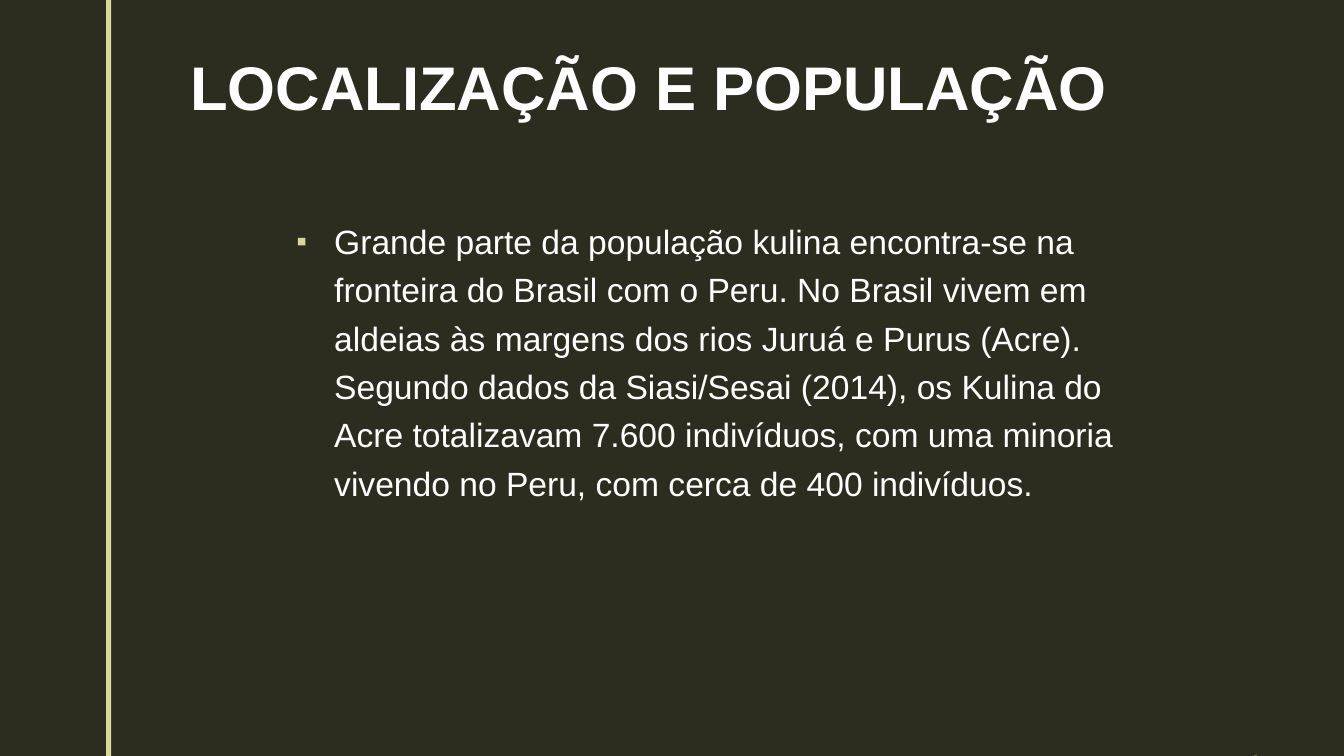
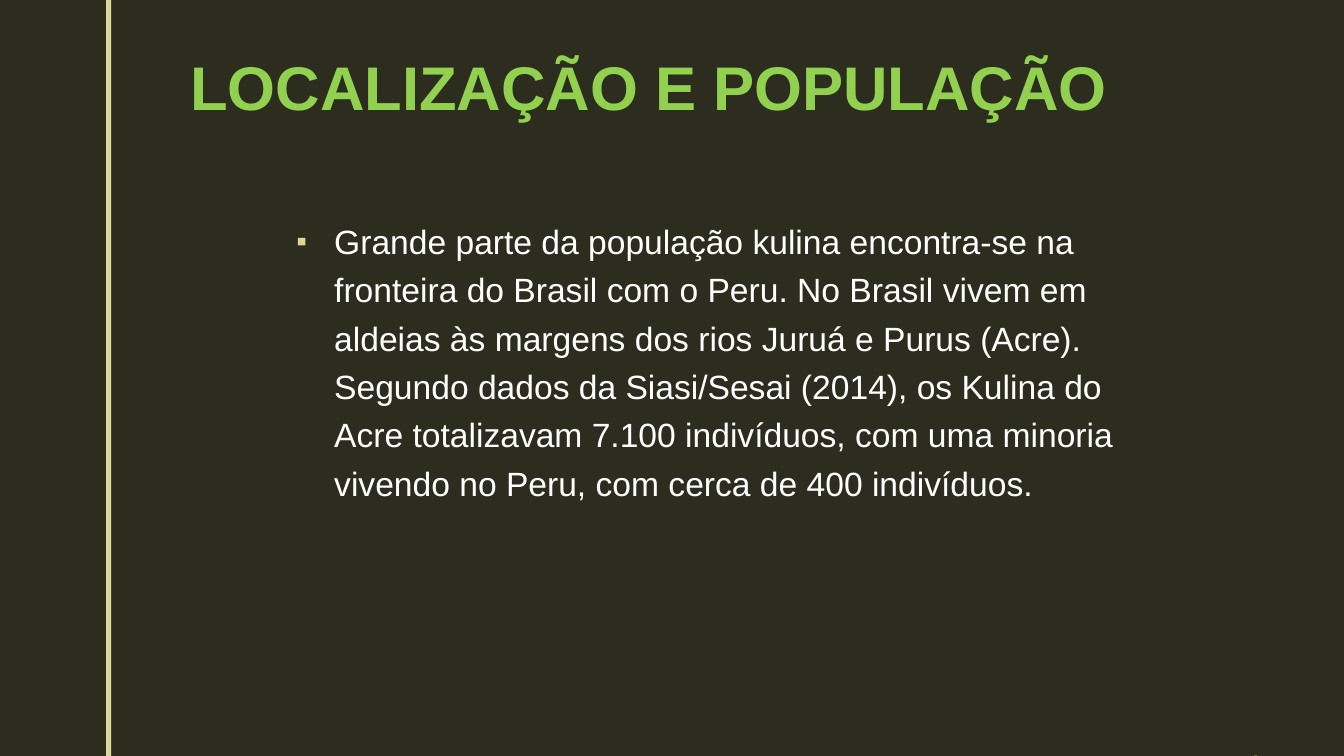
Before and after one commit to GabrielDSS0/ETEC-Coisas-Escolares, a slide deck: slide 3 of 1 etim ds 2022/LPL/Indígenas/TRIBO KULINA.pptx. Drawn at 1344x756 pixels with LibreOffice and Linux fonts; fonts in the diff are those of the drawing; background and template pictures are left out. Boxes give left, top, right and bottom in pixels: in the first picture for what was removed or moved away, otherwise in the second. Text is boxed around its words. In the diff, an @@ line names an element or a change of style, - is before the commit and + after.

```diff
--- a/1 etim ds 2022/LPL/Indígenas/TRIBO KULINA.pptx
+++ b/1 etim ds 2022/LPL/Indígenas/TRIBO KULINA.pptx
@@ title "LOCALIZAÇÃO E POPULAÇÃO" at <box>190,61,1106,122</box>: text colour #FFFFFF to #92D050 @@
@@ text at <box>334,229,1113,501</box>: text changed @@
-▪ Grande parte da população kulina encontra-se na fronteira do Brasil com o Peru. No Brasil vivem em aldeias às margens dos rios Juruá e Purus (Acre). Segundo dados da Siasi/Sesai (2014), os Kulina do Acre totalizavam 7.600 indivíduos, com uma minoria vivendo no Peru, com cerca de 400 indivíduos.
+▪ Grande parte da população kulina encontra-se na fronteira do Brasil com o Peru. No Brasil vivem em aldeias às margens dos rios Juruá e Purus (Acre). Segundo dados da Siasi/Sesai (2014), os Kulina do Acre totalizavam 7.100 indivíduos, com uma minoria vivendo no Peru, com cerca de 400 indivíduos.
```
Also in this commit, not shown: 6 other slides changed.
